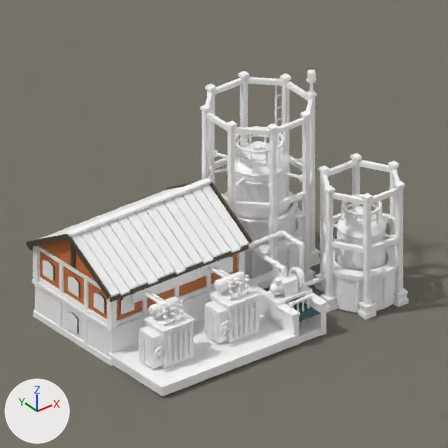
Two versions of the Blender file src/DeepFrontier/Art/Source/ElectrolysisPlant-ReferenceStudy.blend, one commit apart.
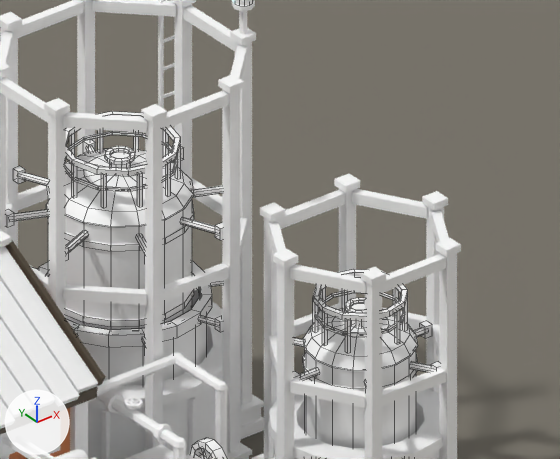
Each version appears first from the file's camera 'Camera', and next in a close-up on the part from 46% to 100% of the width and 18% to 62% of the height. The axes (+X, +Y, +Z) are drawn at lower left. The lights are the same throughout. The last two pictures show the newer version. The close-ups show mesh edges as thin lines.

The first close-up shows 'ElectrolysisPlant.Architecture', 'ElectrolysisPlant.HydrogenBell', 'ElectrolysisPlant.HydrogenLift', 'ElectrolysisPlant.OxygenBell', 'Plane' and 2 more.
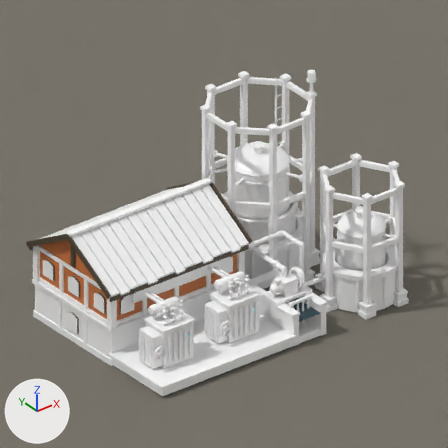
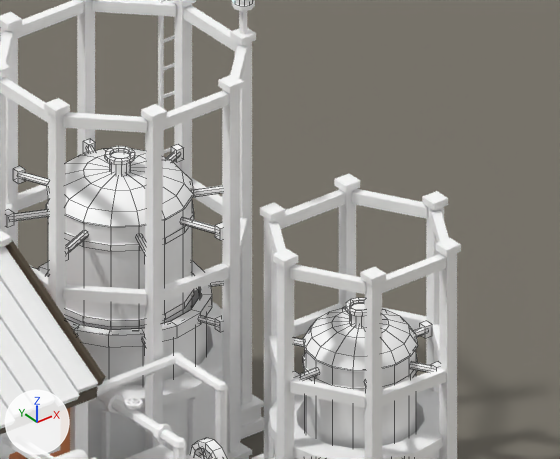
Pixel boxes [x1, y1, x2, y2] of what changed, in the close-ups (560 x 459 px):
'ElectrolysisPlant.HydrogenBell', reshaped (13% shorter)
    before: [6, 111, 222, 330]
    after: [6, 139, 222, 330]
'ElectrolysisPlant.OxygenBell', reshaped (16% shorter)
    before: [294, 269, 440, 448]
    after: [294, 298, 440, 448]
part 1 of me_electrolysisplant_hydrogenbell, deleted
    before: [66, 111, 181, 208]
part 2 of me_electrolysisplant_oxygenbell, deleted
    before: [313, 269, 408, 353]

Edits to the bpy script that builds the scene:
```text
Change me_electrolysisplant_hydrogenbell:
    used by ob_electrolysisplant_hydrogenbell; location = (-2.35, -1.5, 1.6)
    remove me_electrolysisplant_hydrogenbell.from_pydata(...)  # 969 vertices, 472 faces; spans x -1.15..1.15, y -1.15..1.15, z 0.0..1.99
    add me_electrolysisplant_hydrogenbell.from_pydata(...)  # 601 vertices, 322 faces; spans x -1.15..1.15, y -1.15..1.15, z 0.0..1.84
    me_electrolysisplant_hydrogenbell part 1: 62 loose pieces with 368 vertices, spanning x -0.63..0.63, y -0.63..0.63, z 1.54..1.99, are deleted
Change me_electrolysisplant_oxygenbell:
    used by ob_electrolysisplant_oxygenbell; location = (-1.15, -4.0, 0.3)
    remove me_electrolysisplant_oxygenbell.from_pydata(...)  # 921 vertices, 440 faces; spans x -0.91..0.9, y -0.79..0.79, z 0.0..2.19
    add me_electrolysisplant_oxygenbell.from_pydata(...)  # 553 vertices, 286 faces; spans x -0.91..0.9, y -0.79..0.79, z 0.0..2.04
    me_electrolysisplant_oxygenbell part 2: 62 loose pieces with 368 vertices, spanning x -0.49..0.49, y -0.49..0.49, z 1.74..2.19, are deleted
```
